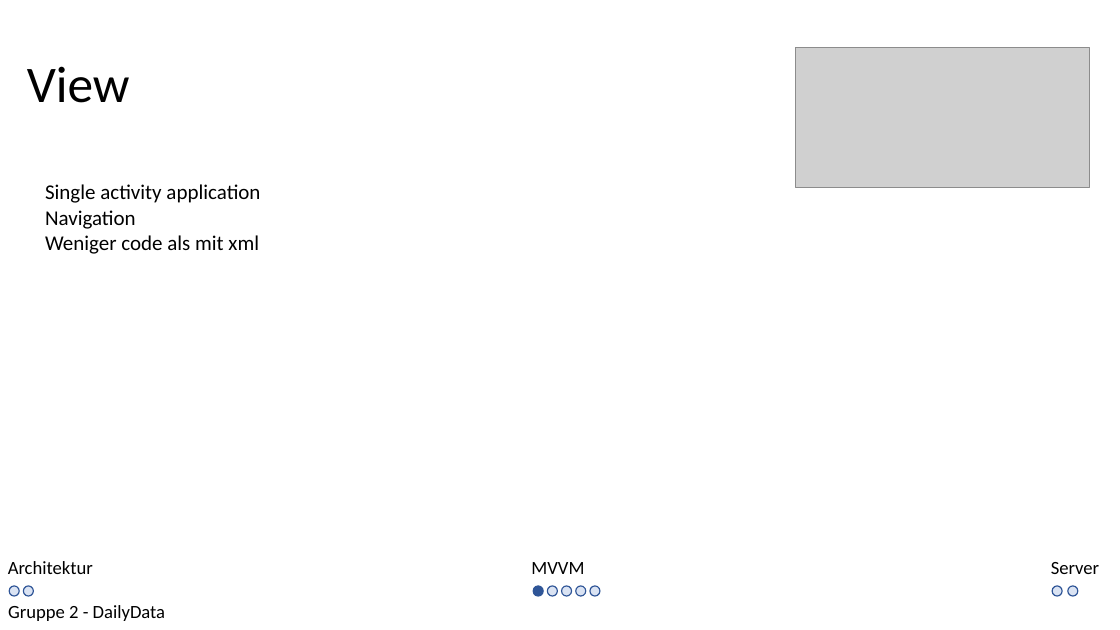
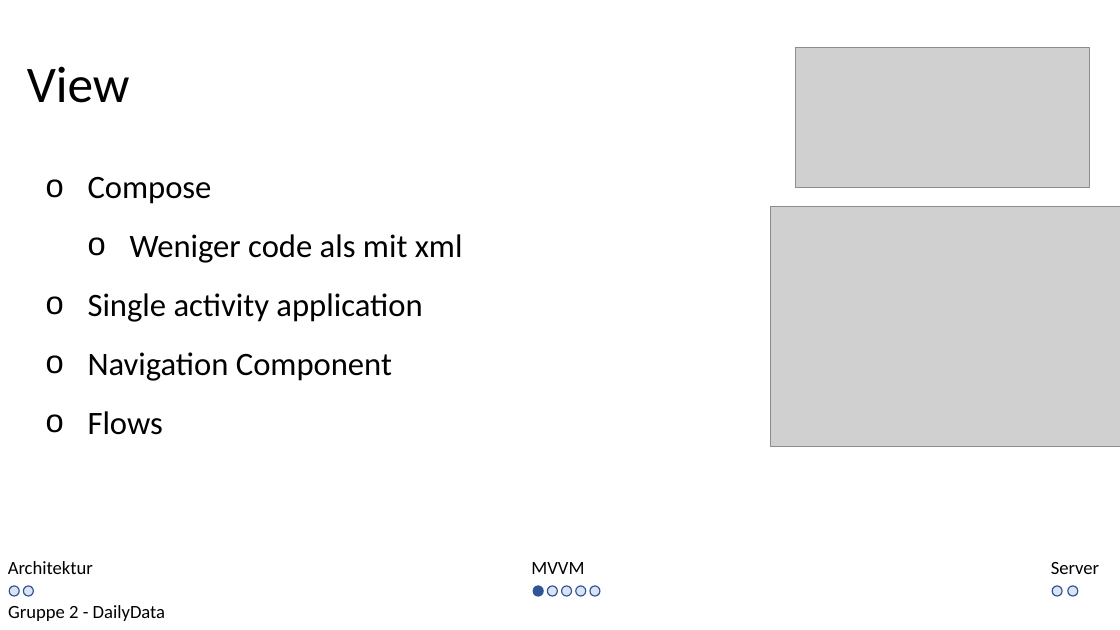
Before and after one commit to kittyahy/PSEAppGruppe2, a slide deck: slide 4 of Praesentationen/02-Entwurfsphase/Entwurf Präsentation.pptx. Drawn at 1120x630 pixels with LibreOffice and Linux fonts; fonts in the diff are those of the drawing; grey boxes stand for pictures. Boxes give left, top, right and bottom in pixels: in the first picture for what was removed or moved away, otherwise in the second. Text is boxed around its words. In the diff, an @@ line names an element or a change of style, - is before the commit and + after.

```diff
--- a/Praesentationen/02-Entwurfsphase/Entwurf Präsentation.pptx
+++ b/Praesentationen/02-Entwurfsphase/Entwurf Präsentation.pptx
@@ text "Compose" moved from (x1=45, y1=184, x2=260, y2=254) to (x1=88, y1=176, x2=463, y2=435) @@
@@ text at (x1=88, y1=176, x2=463, y2=263): paragraphs added @@
+o Compose
+  o Weniger code als mit xml
@@ picture added at (x1=770, y1=207, x2=1120, y2=447) @@
@@ text at (x1=88, y1=293, x2=422, y2=322): size 18 to 28 pt in "Single activity application"; bullet none to o; line spacing 1 to 1.5 @@
@@ text at (x1=88, y1=352, x2=392, y2=435): text changed; size 18 to 28 pt @@
-Navigation
-Weniger code als mit xml
+o Navigation Component
+o Flows
```
Also in this commit, not shown: 2 other slides changed.
